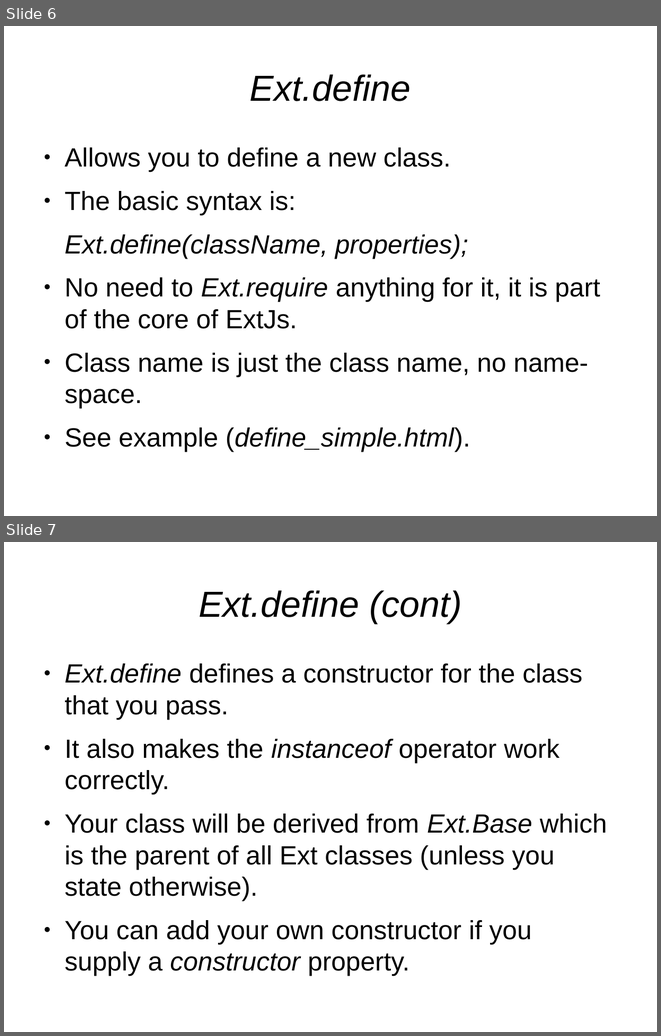
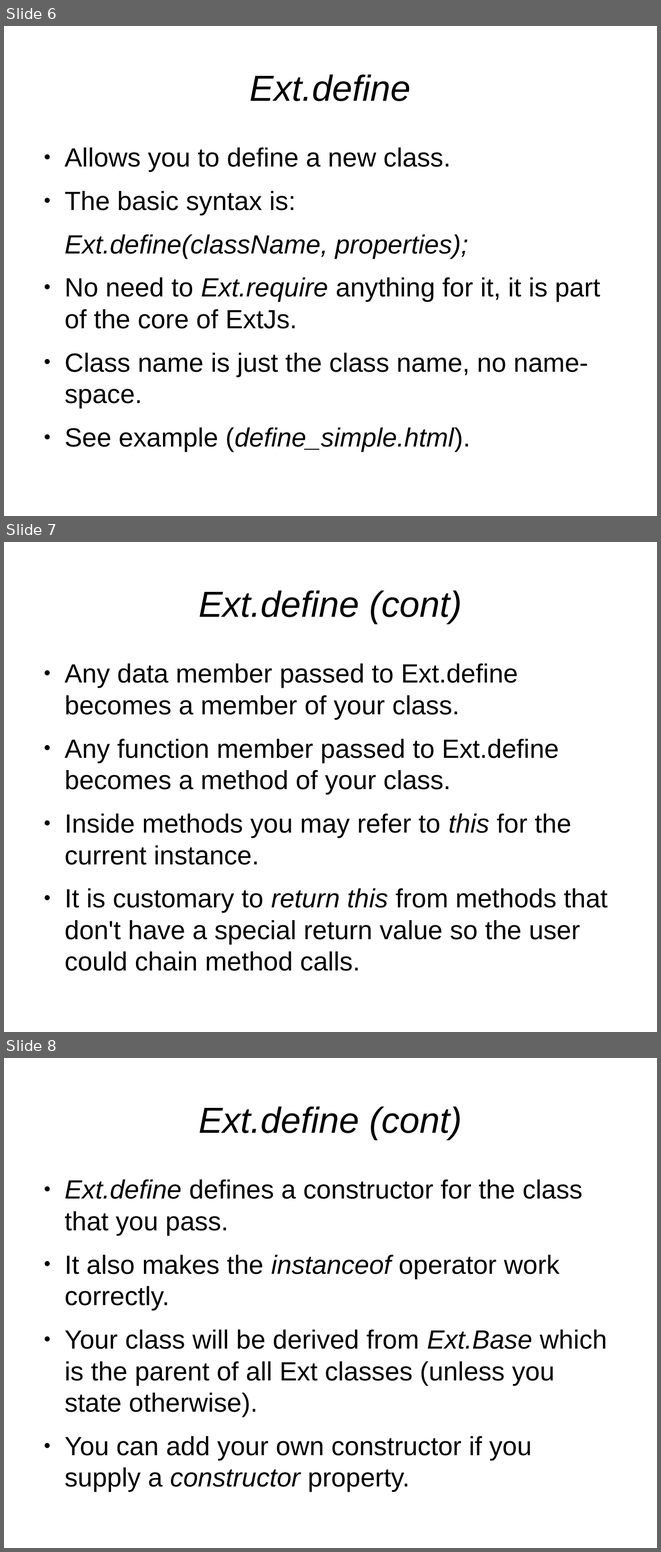
Before and after one commit to veltzer/demos, a slide deck: javascript/extjs/doc/extjs_oo.odp. Shown one above the other, each under a label of ours: slides 6 and 7 before the commit, slides 6, 7 and 8 after it. The pictures are 661x1036 and 661x1552 pixels, drawn with LibreOffice and Linux fonts; fonts in the diff are those of the drawing. Boxes give left, top, right and bottom in pixels: in the first picture for what was removed or moved away, otherwise in the second. Text is boxed around its words. In the diff, an @@ line names an element or a change of style, - is before the commit and + after.

```diff
--- a/javascript/extjs/doc/extjs_oo.odp
+++ b/javascript/extjs/doc/extjs_oo.odp
@@ slide 7 added at (4, 542, 657, 1032), background #FFFFFF @@
@@ title added at (199, 590, 461, 623), 44 pt, text #000000, italic @@
+Ext.define (cont)
@@ text added at (64, 663, 608, 944), 32 pt, text #000000 @@
+● Any data member passed to Ext.define becomes a member of your class.
+● Any function member passed to Ext.define becomes a method of your class.
+● Inside methods you may refer to this for the current instance.
+● It is customary to return this from methods that don't have a special return value so the user could chain method calls.
@@ what was slide 7 is now slide 8 @@
```
Also in this commit, not shown: 2 slides changed.
